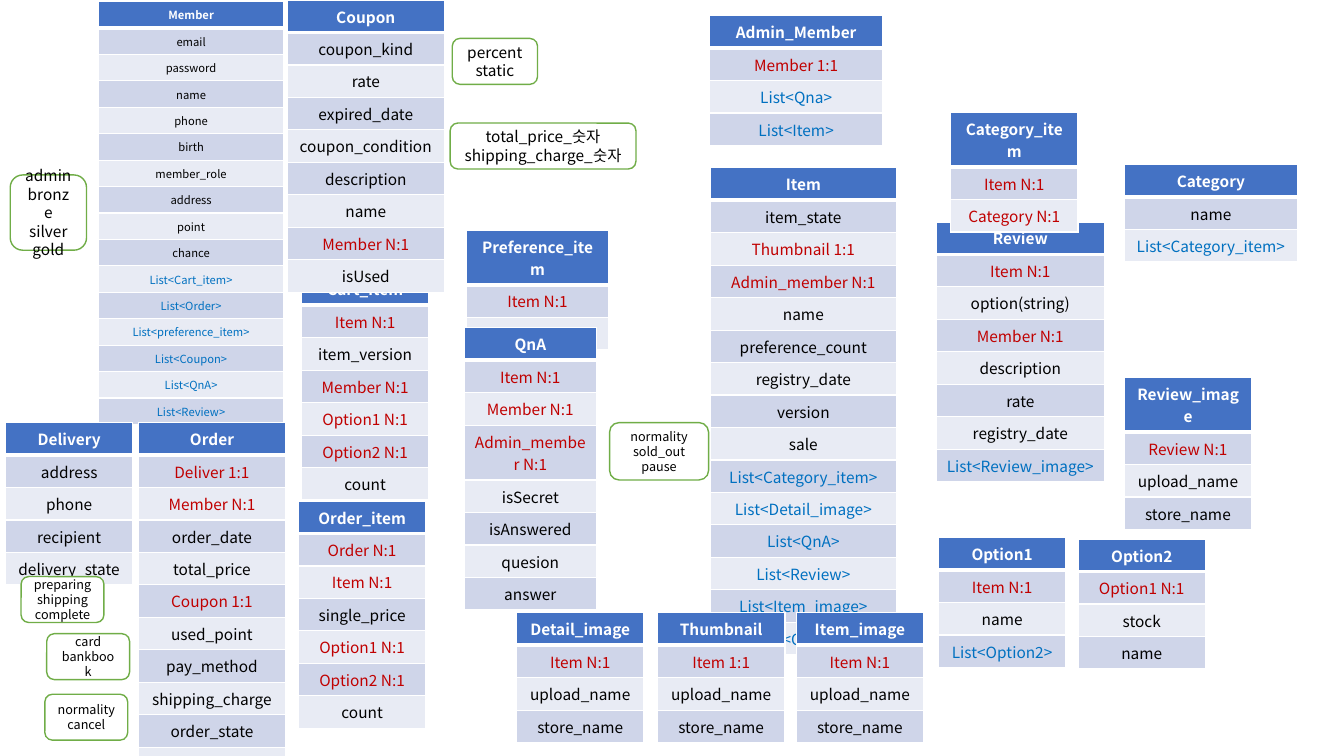
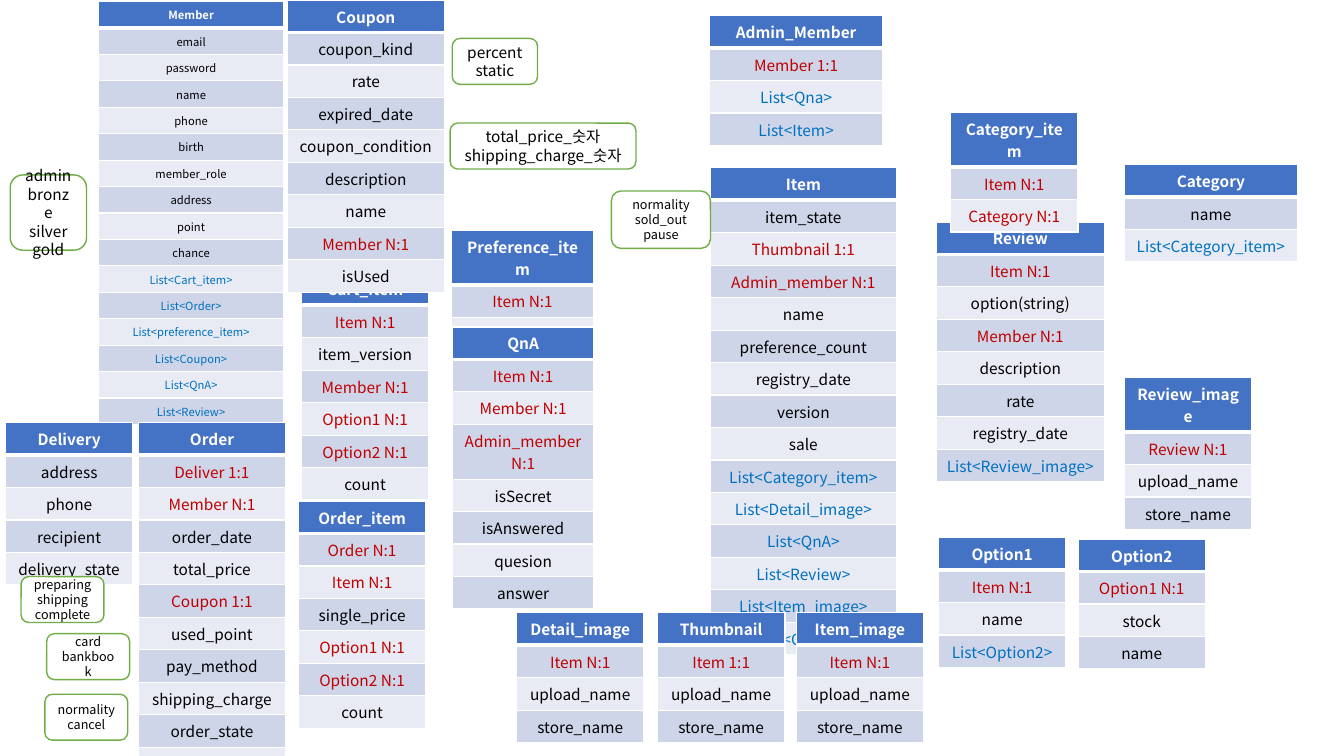
Before and after one commit to Konkuk-Toy-Project/KUNA-server, a slide deck: slide 1 of DB 설계.pptx. Drawn at 1344x756 pixels with LibreOffice and Linux fonts; fonts in the diff are those of the drawing. Boxes give left, top, right and bottom in pixels: in the first picture for what was removed or moved away, otherwise in the second. Text is boxed around its words. In the diff, an @@ line names an element or a change of style, - is before the commit and + after.

```diff
--- a/DB 설계.pptx
+++ b/DB 설계.pptx
@@ rounded rectangle "normality": place and size @@
-rounded rectangle "normality" at box(610, 422, 709, 480)
+rounded rectangle "normality" at box(612, 191, 711, 248)
@@ table: place and size @@
-table at box(467, 230, 610, 387)
+table at box(452, 230, 595, 386)
@@ table: place and size @@
-table at box(464, 328, 597, 604)
+table at box(453, 327, 595, 603)
```
Also in this commit, not shown: 33 other files.
